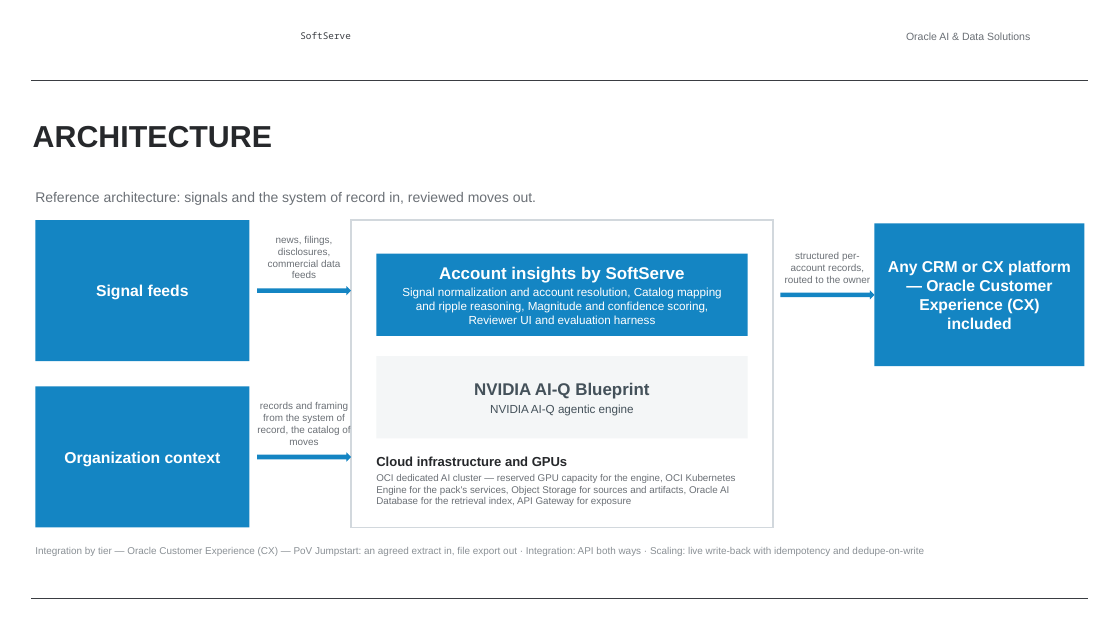
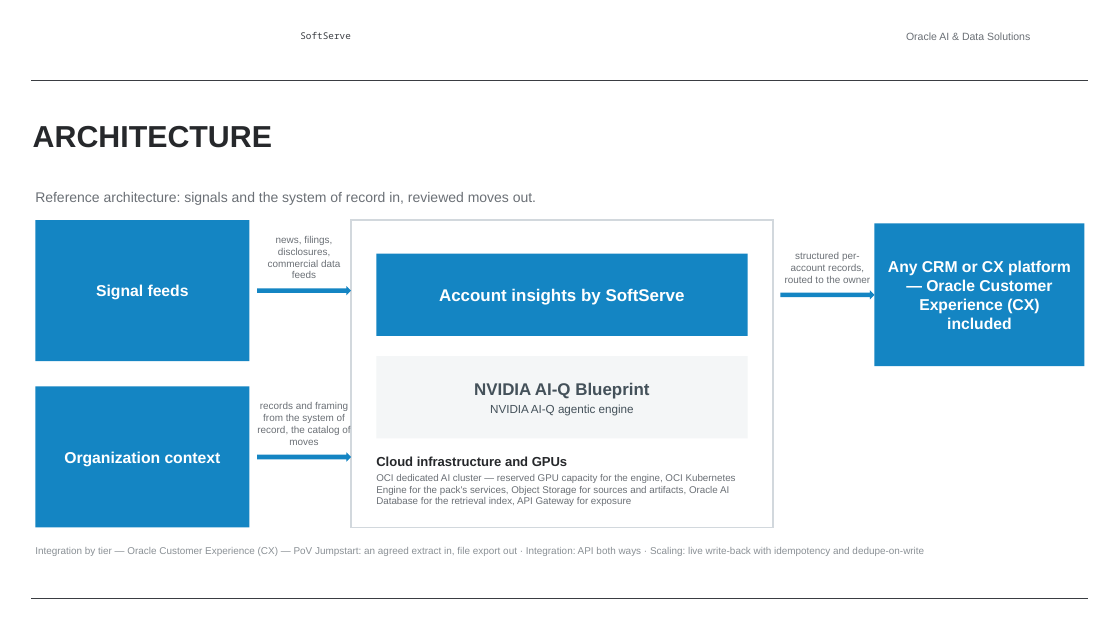
Before and after one commit to alexey-orlov/AO-Personal-OS, a slide deck: slide 8 of outputs/oracle-packs/account-insights/artifacts/account-insights-sales-deck.pptx. Drawn at 1120x630 pixels with LibreOffice and Linux fonts; fonts in the diff are those of the drawing; background and template pictures are left out. Boxes give left, top, right and bottom in pixels: in the first picture for what was removed or moved away, otherwise in the second. Text is boxed around its words. In the diff, an @@ line names an element or a change of style, - is before the commit and + after.

```diff
--- a/outputs/oracle-packs/account-insights/artifacts/account-insights-sales-deck.pptx
+++ b/outputs/oracle-packs/account-insights/artifacts/account-insights-sales-deck.pptx
@@ text at box(402, 287, 722, 324): paragraph removed @@
-Signal normalization and account resolution, Catalog mapping and ripple reasoning, Magnitude and confidence scoring, Reviewer UI and evaluation harness
```
Also in this commit, not shown: 5 other slides changed, 2 other files.
